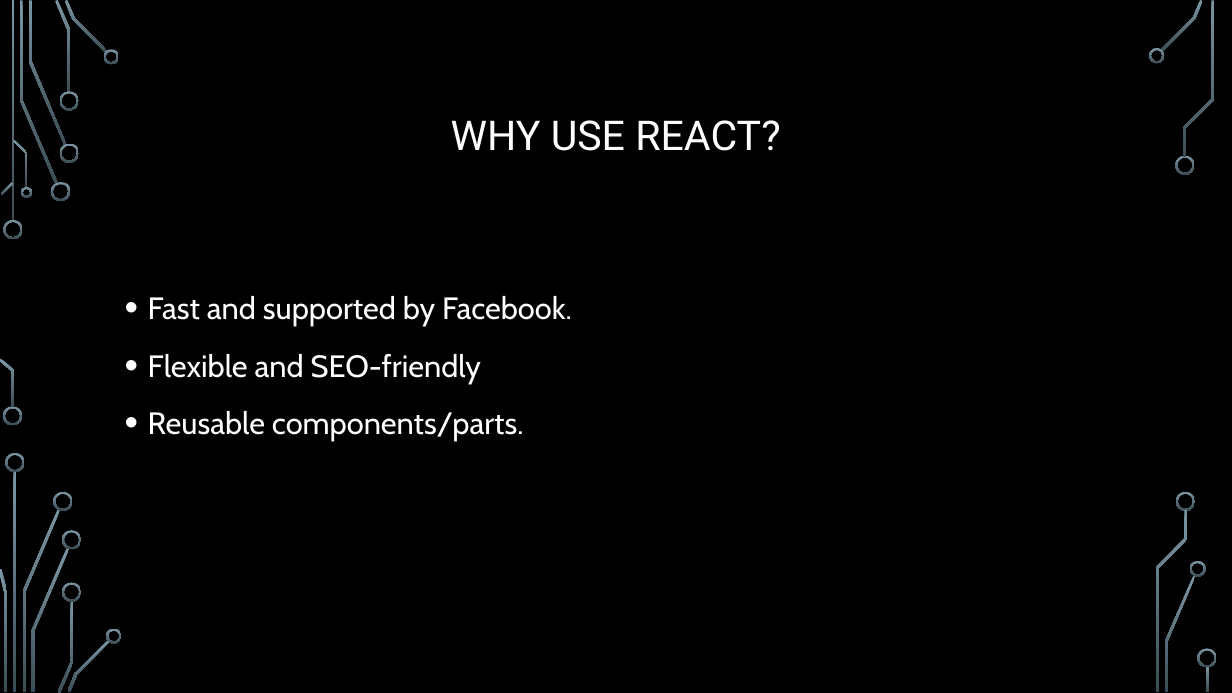
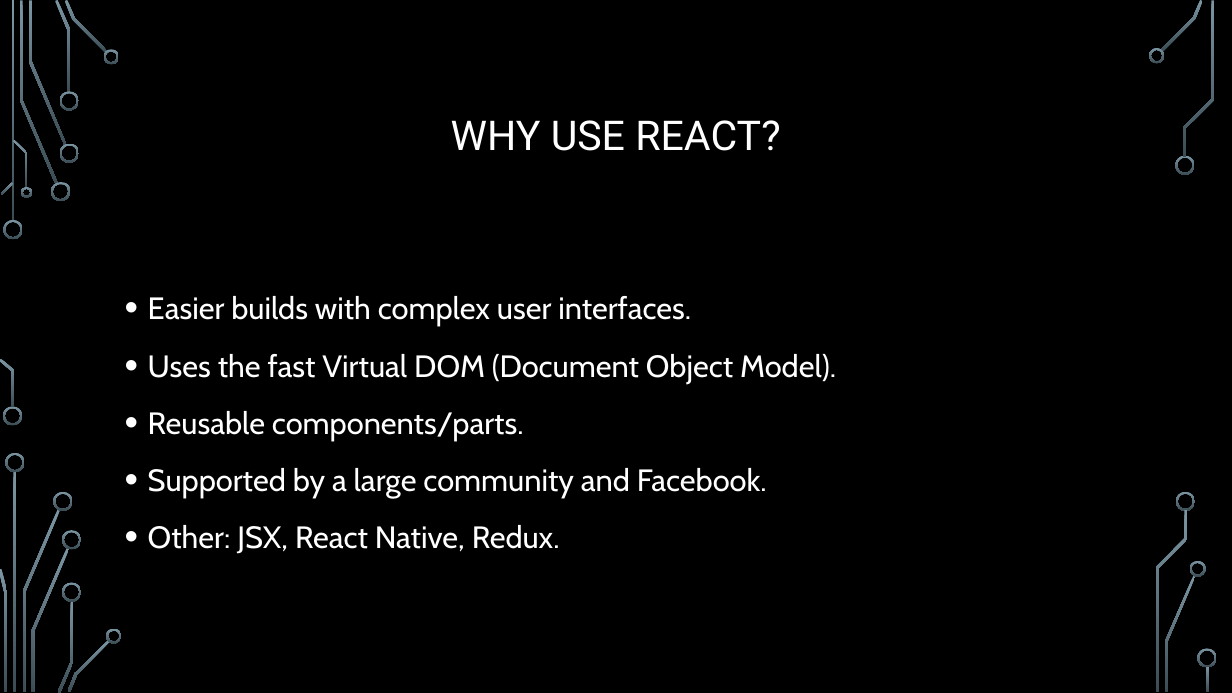
Before and after one commit to kenxwagner/ken_teaches, a slide deck: slide 4 of React/slides/react_lessons_slides.pptx. Drawn at 1232x693 pixels with LibreOffice and Linux fonts; fonts in the diff are those of the drawing; background and template pictures are left out. Boxes give left, top, right and bottom in pixels: in the first picture for what was removed or moved away, otherwise in the second. Text is boxed around its words. In the diff, an @@ line names an element or a change of style, - is before the commit and + after.

```diff
--- a/React/slides/react_lessons_slides.pptx
+++ b/React/slides/react_lessons_slides.pptx
@@ text at [148,296,836,383]: text changed @@
-• Fast and supported by Facebook.
-• Flexible and SEO-friendly
+• Easier builds with complex user interfaces.
+• Uses the fast Virtual DOM (Document Object Model).
@@ text at [148,468,767,554]: paragraphs added @@
+• Supported by a large community and Facebook.
+• Other: JSX, React Native, Redux.
```
Also in this commit, not shown: 2 other files.
